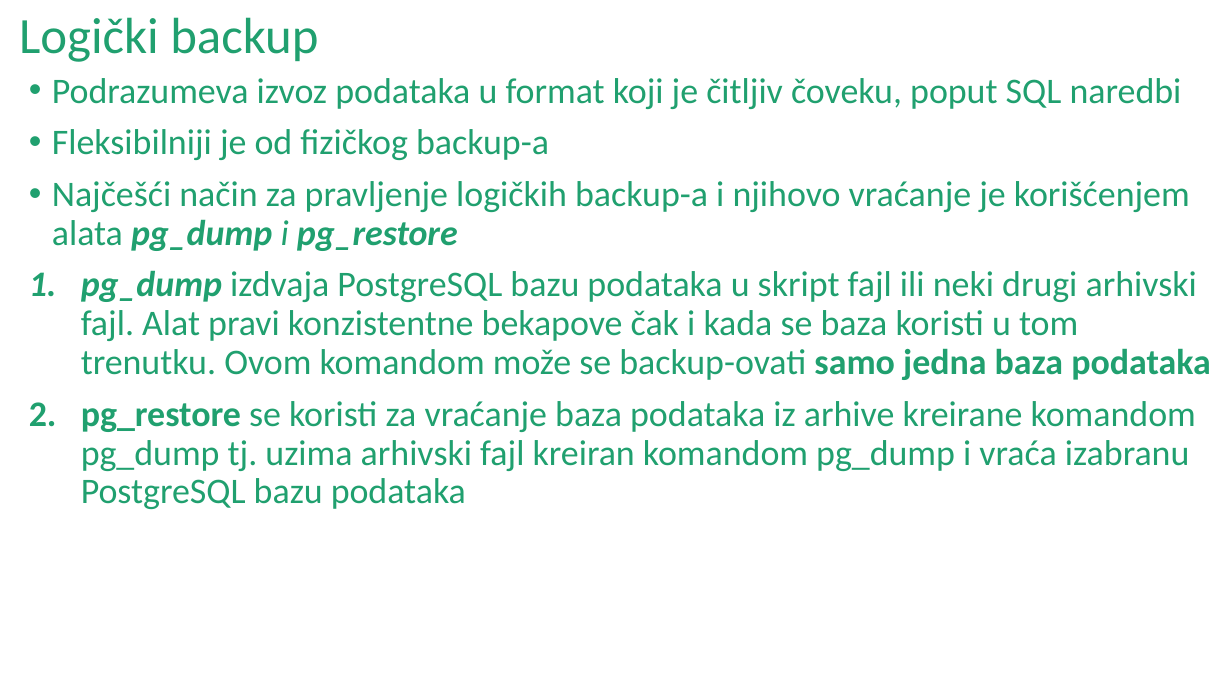
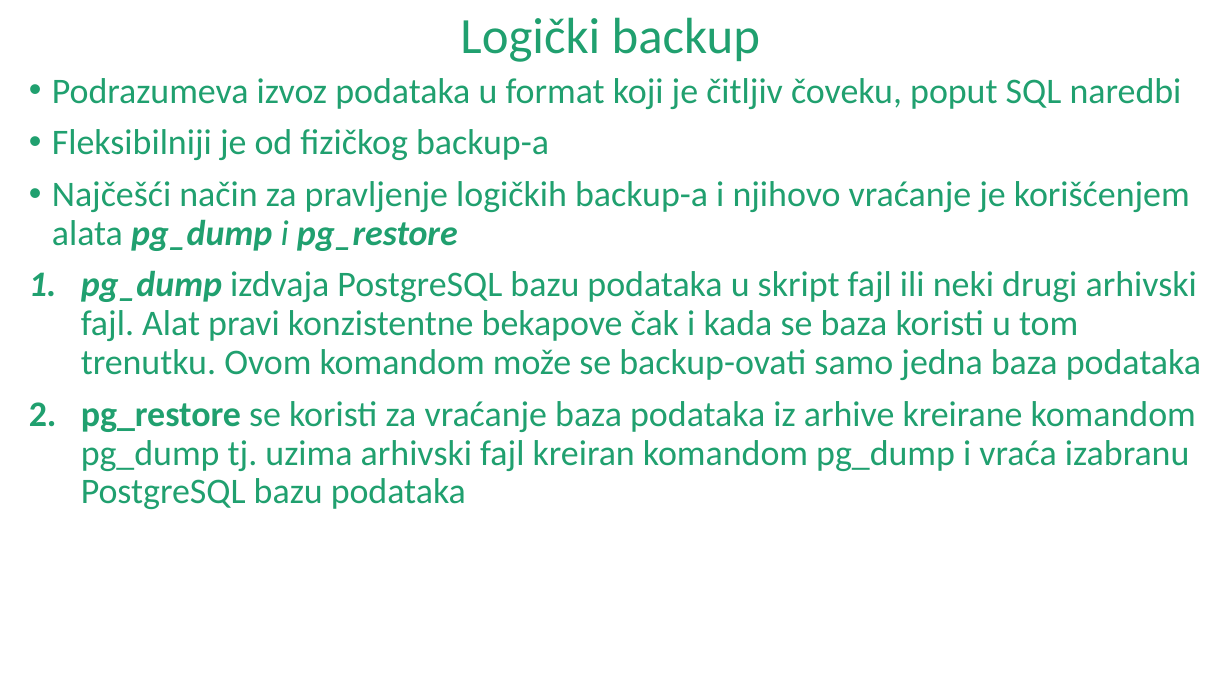
Before and after one commit to Bukumira/oporavak-baze-podataka-PostgreSQL, a slide deck: slide 8 of Seminarski_rad_2.pptx. Drawn at 1232x693 pixels with LibreOffice and Linux fonts; fonts in the diff are those of the drawing. Boxes give left, top, right and bottom in pixels: in the first picture for what was removed or moved away, otherwise in the second. Text is boxed around its words. In the diff, an @@ line names an element or a change of style, - is before the commit and + after.

```diff
--- a/Seminarski_rad_2.pptx
+++ b/Seminarski_rad_2.pptx
@@ title "Logički backup" at (460, 17, 760, 62): alignment left to centre @@
@@ text at (81, 270, 1201, 380): bold off in "samo jedna baza podataka" @@
```
Also in this commit, not shown: 12 other slides changed.
